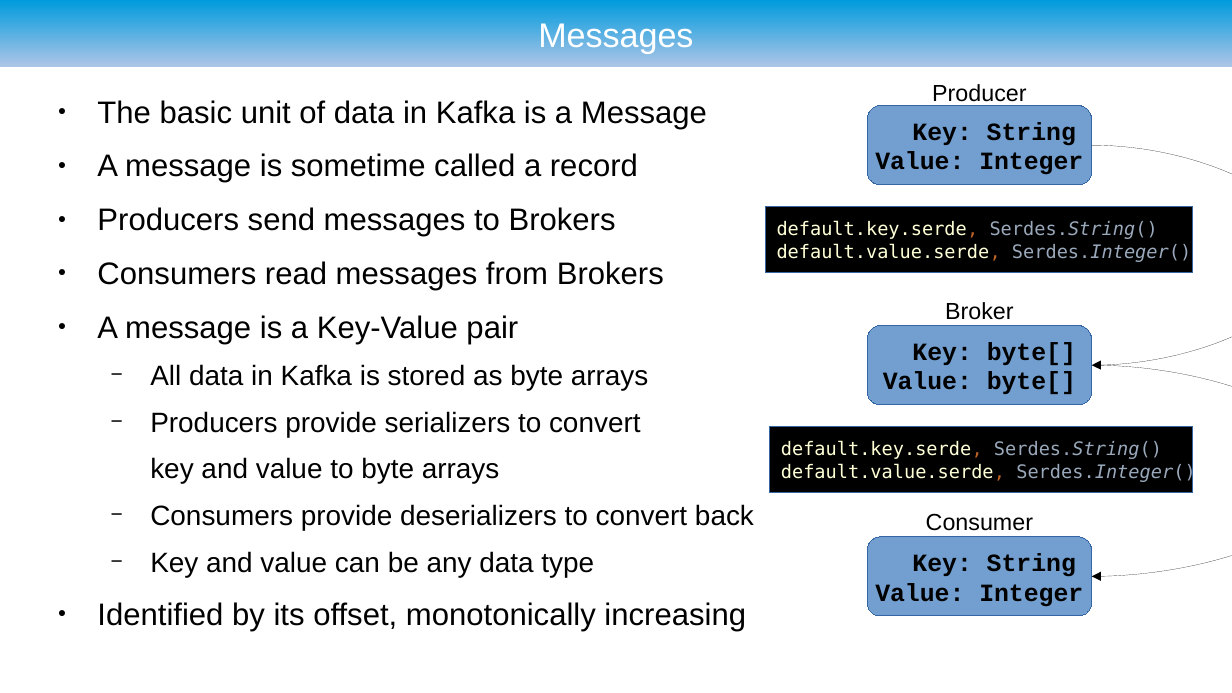
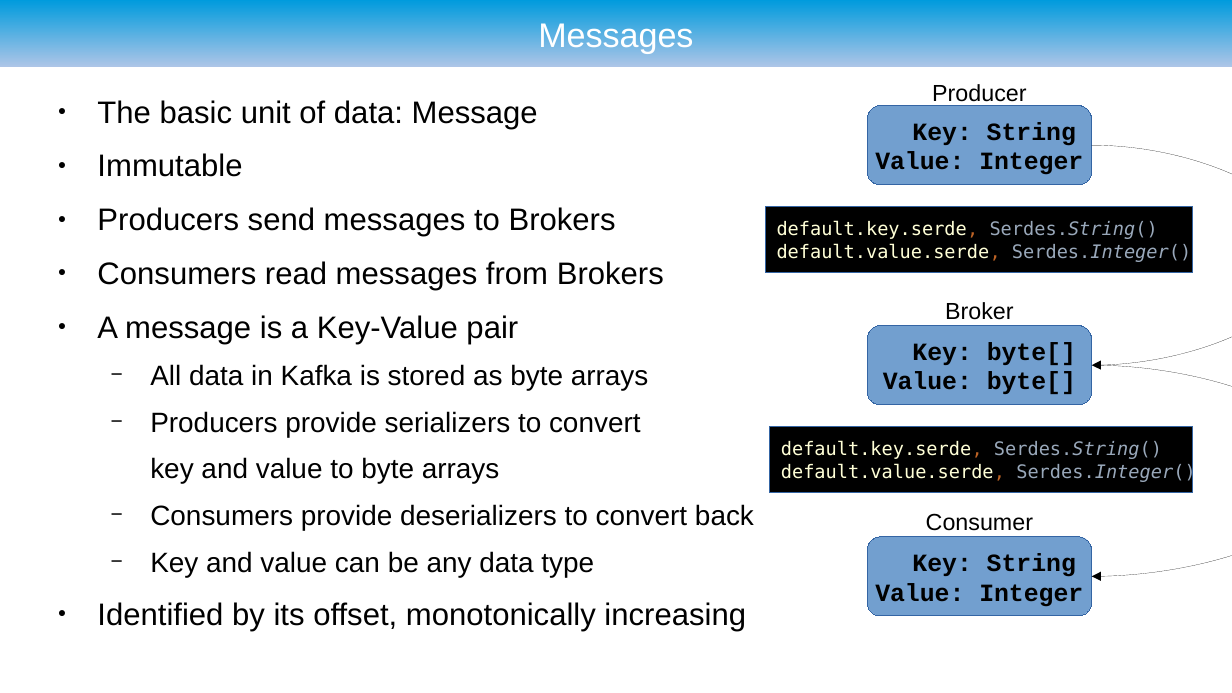
Before and after one commit to ryzlab/kafka-kompetensdag, a slide deck: slide 11 of doc/presentation-umejug.odp (slide 15 before the commit). Drawn at 1232x693 pixels with LibreOffice and Linux fonts; fonts in the diff are those of the drawing; background and template pictures are left out. Boxes give left, top, right and bottom in pixels: in the first picture for what was removed or moved away, otherwise in the second. Text is boxed around its words. In the diff, an @@ line names an element or a change of style, - is before the commit and + after.

```diff
--- a/doc/presentation-umejug.odp
+++ b/doc/presentation-umejug.odp
@@ text at bbox=[97, 100, 538, 177]: text changed @@
-● The basic unit of data in Kafka is a Message
-● A message is sometime called a record
+● The basic unit of data: Message
+● Immutable
```
Also in this commit, not shown: 21 other slides changed, 3 slides added, 1 slide removed, 3 other files.
